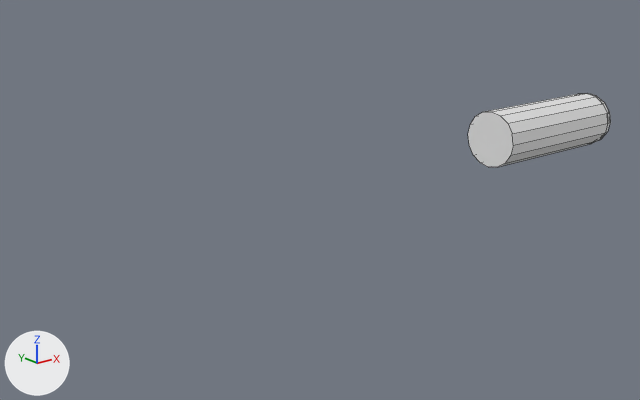
The Blender file Models/Bullet.blend as it was, and as the next commit left it.
Rendered twice from a 50 mm lens placed at (-0.58, -0.436, 0.161), pointed at (-0.212, 0.024, -0.023). Arrows for +X, +Y and +Z are at lower left; the lights stay in place. Mesh edges are drawn as thin lines. Materials are left out; every surface is plain grey.
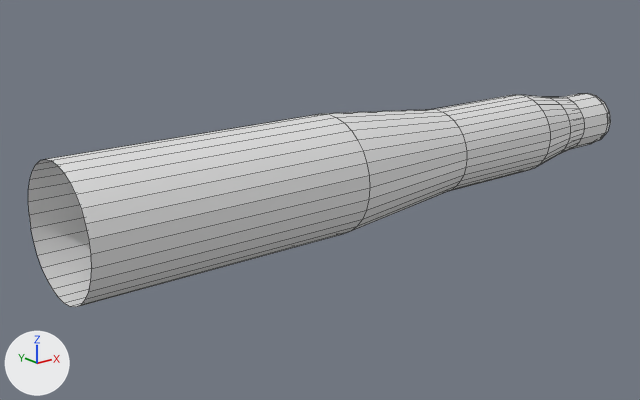
The edits, one by one:
me_cylinder is used by ob_cylinder; location (0.0, 0.0, 0.0026); rotation (0.0, 1.571, 0.0), in degrees (0, 90, 0); scale (18.6, 17.9, 2.12).
me_cylinder had 97 vertices, 82 faces and spanned x -0.0011..0.0012, y -0.0013..0.0013, z -0.0305..0.0338.
me_cylinder now has 289 vertices, 242 faces and spans x -0.0022..0.0022, y -0.0023..0.0022, z -0.1937..0.0338.
me_cylinder part 1: a new loose piece of 192 vertices spanning x -0.0022..0.0022, y -0.0023..0.0022, z -0.1937..0.0108.

What differs and where, as boxes (x1, y1, x2, y2) in the pictures (640 x 400 px):
'Cylinder', reshaped (308% wider, 187% taller): before (468, 93, 610, 167); after (28, 93, 610, 307)
part 1 of me_cylinder, added: after (28, 95, 584, 307)
